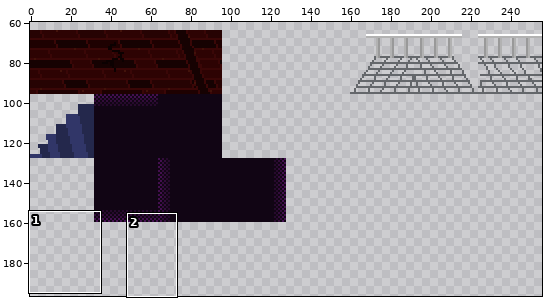
Edited in one commit: sprite sheet (prjVenomBite/sprites/buildingTiles_spr/layers/bb3e8b84-eab5-430d-8bc8-ff7350229e38/140e7203-4b92-49ce-ae67-d649a4bdeb1d.png). The first picture is a wide view before the edit; the outline marks the close-up.
Close-up. Before the commit:
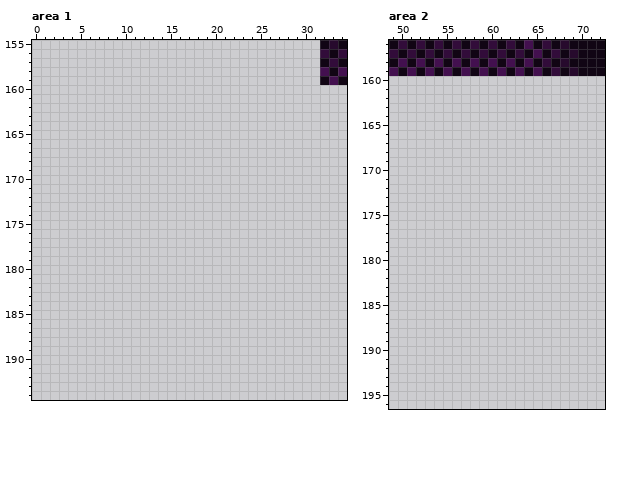
The file is 256x256 pixels. Colours within 5 levels of each other are drawn and written as one. Shown: area 1: x 0..34, y 155..194; area 2: x 49..72, y 156..196. The wide view leaves out empty margins. The commit also changed other parts of the picture, which this record leaves out.
Once edited:
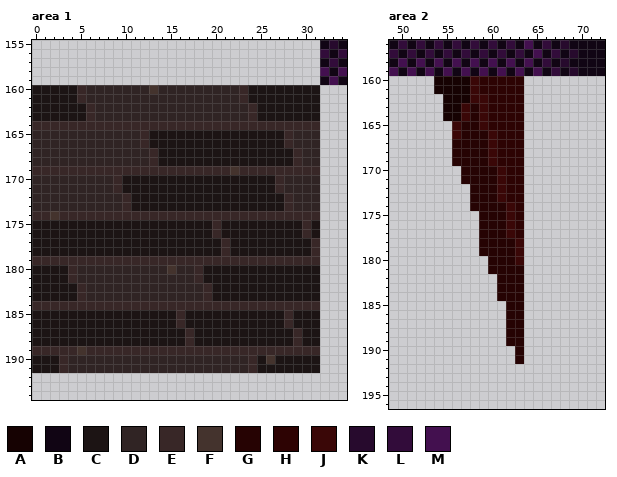
Palette (. is transparent): A #160202  B #110514  C #1c1414  D #302424  E #382727  F #44332d  G #260303  H #2d0303  J #3a0707  K #270a2d  L #320c3a  M #43104f
From old to new:
Area 1:
Colour C is added in rows 160 to 161 at x 0 to 4 and 24 to 31; in rows 162 to 163 at x 0 to 5 and 25 to 31; in rows 165 to 166 at x 13 to 27; in rows 167 to 168 at x 14 to 28; in rows 170 to 171 at x 10 to 26; in rows 172 to 173 at x 11 to 27.
Colour C is added in rows 175 to 176 at x 0 to 19, 21 to 29 and 31; in rows 177 to 178 at x 0 to 20 and 22 to 30; in rows 180 to 181 at x 0 to 3 and 19 to 31; in rows 182 to 183 at x 0 to 4 and 20 to 31; in rows 185 to 186 at x 0 to 15, 17 to 27 and 29 to 31; in rows 187 to 188 at x 0 to 16, 18 to 28 and 30 to 31.
Colour C is added in row 190 at x 0 to 2, 25 and 27 to 31; in row 191 at x 0 to 2 and 25 to 31.
Colour D is added in row 160 at x 6 to 12 and 14 to 22; in row 161 at x 6 to 22; in rows 162 to 163 at x 7 to 23; in rows 165 to 166 at x 0 to 11 and 29 to 31; in rows 167 to 168 at x 0 to 12 and 30 to 31; in rows 170 to 171 at x 0 to 8 and 28 to 31.
Colour D is added in rows 172 to 173 at x 0 to 9 and 29 to 31; in row 180 at x 5 to 14 and 16 to 17; in row 181 at x 5 to 17; in rows 182 to 183 at x 6 to 18; in rows 190 to 191 at x 4 to 23.
Colour E is added in rows 160 to 161 at x 5 and 23; in rows 162 to 163 at x 6 and 24; in row 164 at x 0 to 31; in rows 165 to 166 at x 12 and 28; in rows 167 to 168 at x 13 and 29; in row 169 at x 0 to 21 and 23 to 31.
Colour E is added in rows 170 to 171 at x 9 and 27; in rows 172 to 173 at x 10 and 28; in row 174 at x 0 to 1 and 3 to 31; in rows 175 to 176 at x 20 and 30; in rows 177 to 178 at x 21 and 31; in row 179 at x 0 to 31.
Colour E is added in rows 180 to 181 at x 4 and 18; in rows 182 to 183 at x 5 and 19; in row 184 at x 0 to 31; in rows 185 to 186 at x 16 and 28; in rows 187 to 188 at x 17 and 29; in row 189 at x 0 to 4 and 6 to 31.
Colour E is added in rows 190 to 191 at x 3 and 24.
Colour F is added in row 160 at x 13; in row 169 at x 22; in row 174 at x 2; in row 180 at x 15; in row 189 at x 5; in row 190 at x 26.
Area 2:
Colour A is added in rows 160 to 161 at x 54 to 57; in row 162 at x 55 to 57; in rows 163 to 164 at x 55 to 56.
Colour G is added in rows 163 to 164 at x 58; in row 165 at x 57 to 58; in row 166 at x 57 to 59; in rows 167 to 169 at x 56 to 59; in rows 170 to 171 at x 57 to 60; in rows 172 to 173 at x 58 to 60.
Colour G is added in row 174 at x 58 to 61; in rows 175 to 177 at x 59 to 61; in rows 178 to 179 at x 59 to 62; in row 180 at x 60 to 62; in row 181 at x 60 to 63; in rows 182 to 184 at x 61 to 63.
Colour G is added in rows 185 to 189 at x 62 to 63; in rows 190 to 191 at x 63.
Colour H is added in rows 160 to 161 at x 59 to 63; in rows 162 to 165 at x 60 to 63; in rows 166 to 169 at x 61 to 63; in rows 170 to 173 at x 62 to 63; in rows 174 to 177 at x 63.
Colour J is added in rows 160 to 161 at x 58; in row 162 at x 58 to 59; in rows 163 to 164 at x 57 and 59; in row 165 at x 56 and 59; in row 166 at x 56 and 60; in rows 167 to 169 at x 60.
Colour J is added in rows 170 to 173 at x 61; in rows 174 to 177 at x 62; in rows 178 to 180 at x 63.
Changed places in both close-ups, as pixel boxes (x1, y1, x2, y2):
added: (32, 85, 320, 373)
added: (434, 76, 524, 364)
